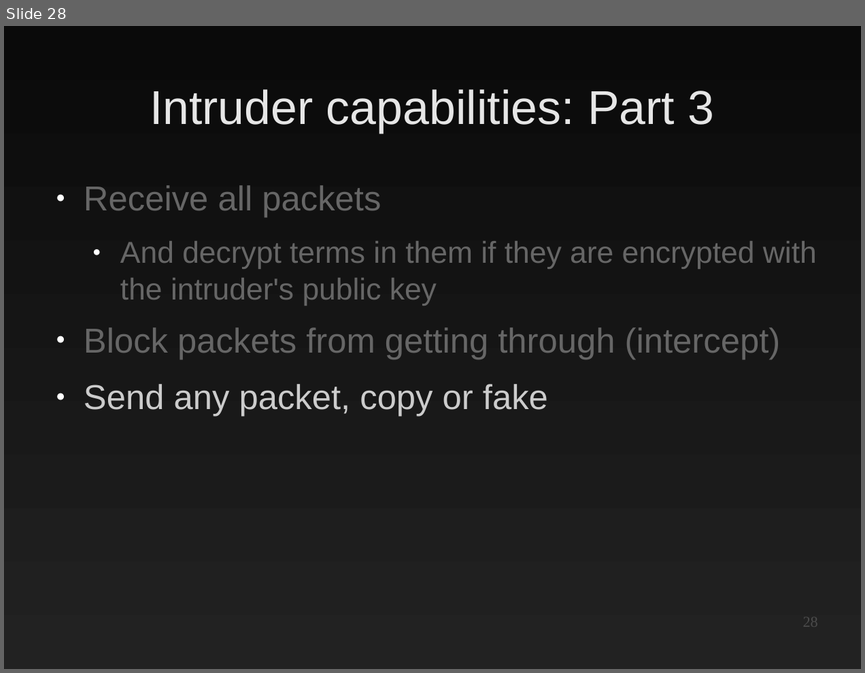
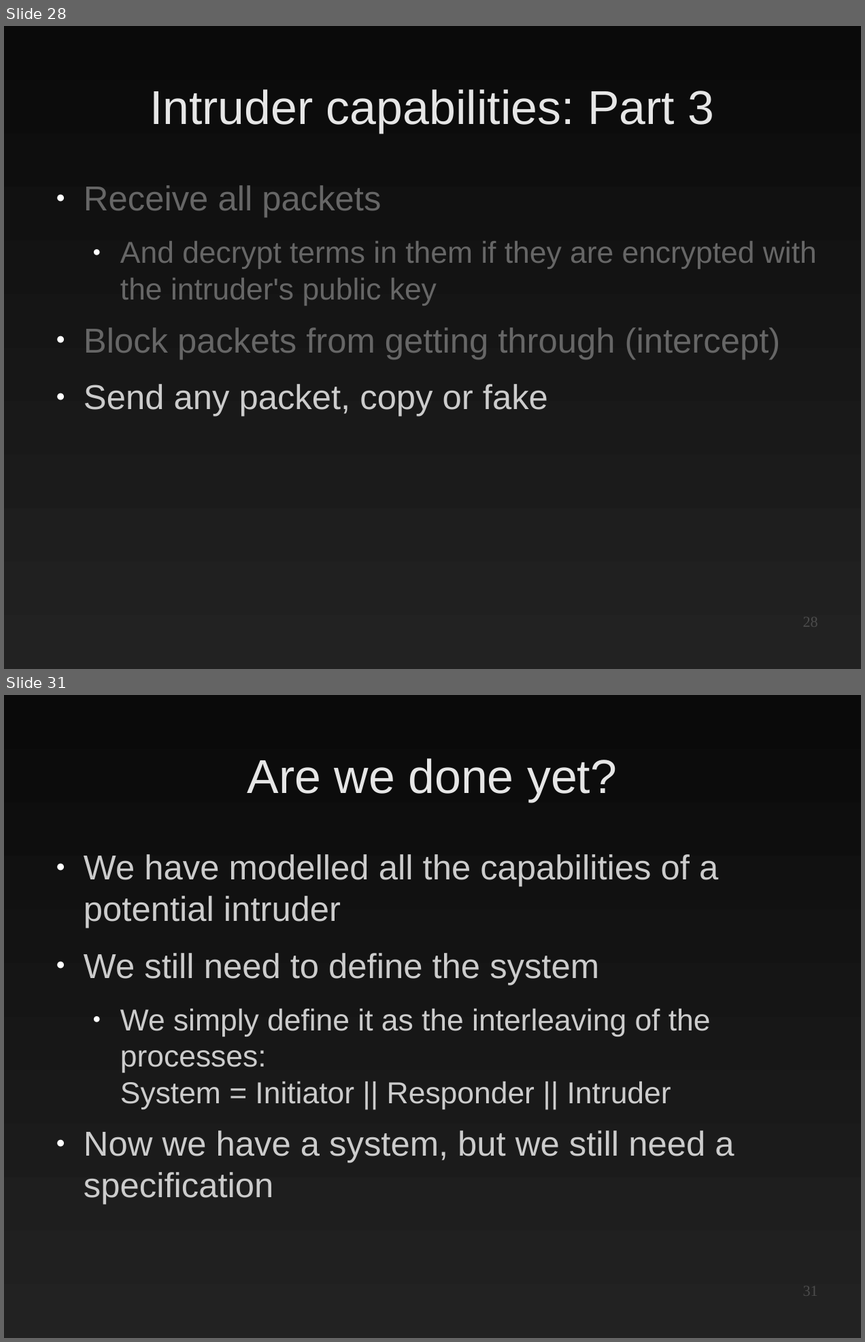
Before and after one commit to EtiennePerot/cs525p, a slide deck: Presentation.odp. Shown one above the other, each under a label of ours: slide 28 before the commit, slides 28 and 31 after it; the slides between them are not shown. The pictures are 865x673 and 865x1342 pixels, drawn with LibreOffice and Linux fonts; fonts in the diff are those of the drawing. Boxes give left, top, right and bottom in pixels: in the first picture for what was removed or moved away, otherwise in the second. Text is boxed around its words. In the diff, an @@ line names an element or a change of style, - is before the commit and + after.

```diff
--- a/Presentation.odp
+++ b/Presentation.odp
@@ slide 31 added at (x1=4, y1=695, x2=861, y2=1338), background gradient #0A0A0A to #222222 @@
@@ title added at (x1=247, y1=758, x2=617, y2=802), 44 pt, text #E6E6E6 @@
+Are we done yet?
@@ text added at (x1=84, y1=854, x2=734, y2=1204), 32 pt, text #CCCCCC @@
+● We have modelled all the capabilities of a potential intruder
+● We still need to define the system
+  ● We simply define it as the interleaving of the processes:
+    System = Initiator || Responder || Intruder
+● Now we have a system, but we still need a specification
@@ page number added at (x1=803, y1=1286, x2=818, y2=1295), 14 pt, text #4C4C4C @@
+31
```
Also in this commit, not shown: 8 slides changed, 5 other slides added.
